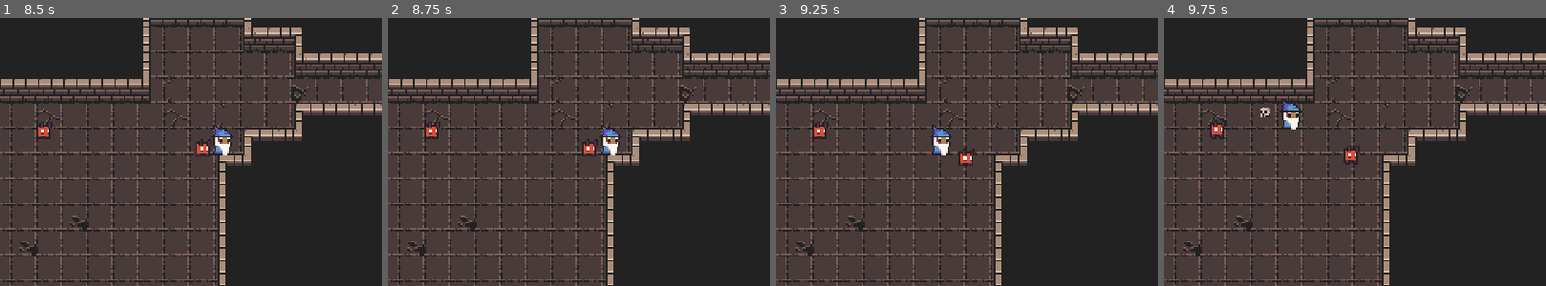
Above: before the commit, frames 1-4 (left to right).
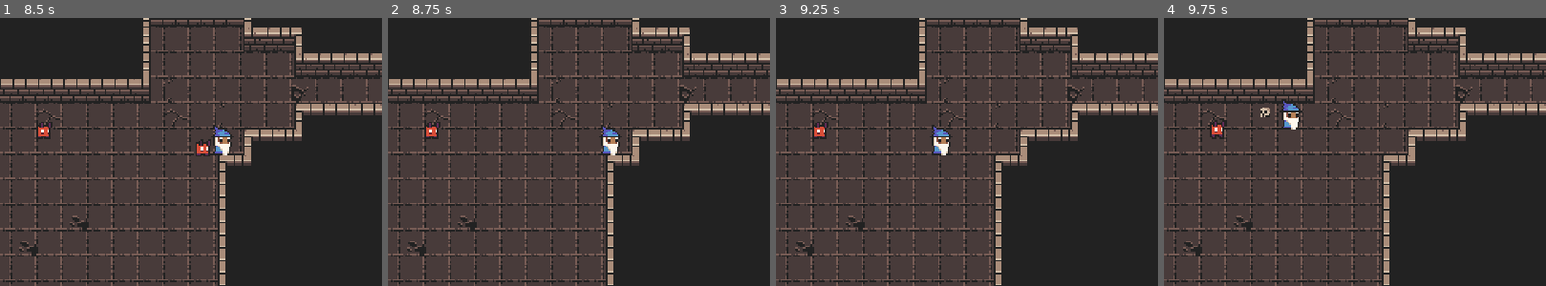
Above: after the commit, the same moments.

Repository: lownpho/mages
Game: Godot game, scene res://scenes/world.tscn
The game is run twice, just before and just after one commit, with the same random seed, the same clock (stepped at 60 frames per second) and the same inputs.
Inputs (mouse positions are % of the whole screen's width and height, from its top left):
- Up to frame 1 (8.5 s): tap Enter at 0.5 s; move the mouse to (45, 68) at 0.52 s; press the mouse at (45, 68) at 0.53 s; hold W (up) 0.53-2.03 s; move the mouse to (80, 63) at 1.27 s; release the mouse at (80, 63) at 1.28 s; click (80, 63) at 1.35 s; move the mouse to (20, 31) at 2.02 s; press the mouse at (20, 31) at 2.03 s; hold A (left) 2.03-3.53 s; move the mouse to (55, 47) at 2.77 s; release the mouse at (55, 47) at 2.78 s; click (55, 47) at 2.85 s; move the mouse to (35, 20) at 3.52 s; press the mouse at (35, 20) at 3.53 s; hold S (down) 3.53-4.28 s; tap Space at 4.25 s; move the mouse to (72, 41) at 4.27 s; release the mouse at (72, 41) at 4.28 s; hold D (right) 4.28-5.03 s; click (72, 41) at 4.35 s; move the mouse to (30, 52) at 5.02 s; press the mouse at (30, 52) at 5.03 s; hold W (up) 5.03-5.78 s; move the mouse to (60, 23) at 5.77 s; release the mouse at (60, 23) at 5.78 s; hold D (right) 5.78-8.03 s; click (60, 23) at 5.85 s; move the mouse to (45, 68) at 6.52 s; press the mouse at (45, 68) at 6.53 s; move the mouse to (80, 63) at 7.27 s; release the mouse at (80, 63) at 7.28 s; click (80, 63) at 7.35 s; move the mouse to (20, 31) at 8.02 s; press the mouse at (20, 31) at 8.03 s; hold S (down) from 8.03 s (still down)
- Up to frame 2 (8.75 s): keep holding S (down)
- Up to frame 3 (9.25 s): move the mouse to (55, 47) at 8.77 s; release S (down) at 8.78 s; release the mouse at (55, 47) at 8.78 s; hold A (left) from 8.78 s (still down); click (55, 47) at 8.85 s
- Up to frame 4 (9.75 s): move the mouse to (35, 20) at 9.52 s; release A (left) at 9.53 s; press the mouse at (35, 20) at 9.53 s; hold W (up) from 9.53 s (still down)
The pictures show only the part of the screen within x 31-81%, y 18-68%; the shares and areas given below are measured in that part.

Frame 1 is identical in both runs. In frame 2, 0.2% of the frame differs, in the area x 50-55%, y 45-52%; in frame 3, 0.2%; in frame 4, 0.2%, in the area x 47-52%, y 47-55%.

Commit message:
Add power and speed stats

Diff:
--- a/characters/enemies/small_demon.gd
+++ b/characters/enemies/small_demon.gd
@@ -1,7 +1,8 @@
 extends CharacterBody2D
 
-@export var max_health: int = 100  # Maximum health
-var health: int  # Current health
+@export var max_health: int = 100
+var health: int
+@export var power: int = 0
 @export var speed: float = 16.0
 
 @onready var hurtbox = $Hurtbox
@@ -84,7 +85,7 @@
 	var attack_collider = attack_probe.get_collider()
 	if attack_collider and attack_collider.name == "Player":
 		var player_direction = (player_position - global_position).normalized()
-		weapon.fire(player_direction)
+		weapon.fire(player_direction, power)
 	else:
 		fsm.transition_to("Chase")
 
--- a/characters/player/player.gd
+++ b/characters/player/player.gd
@@ -1,8 +1,8 @@
 extends CharacterBody2D
 
-const SPEED = 80.0
-
 @export var max_health: int = 100
+@export var power: int = 25
+@export var speed: int = 80
 
 @onready var hurtbox = $Hurtbox
 @onready var weapon = $Weapon
@@ -29,7 +29,7 @@
 	if Input.is_action_pressed("weapon"):
 		var mouse_position = get_global_mouse_position()
 		var fire_direction = (mouse_position - position).normalized()
-		weapon.fire(fire_direction)
+		weapon.fire(fire_direction, power)  # Pass the power stat
 
 func _on_idle_physics_update(_delta: float) -> void:
 	var direction = get_input_direction()
@@ -40,8 +40,8 @@
 		return
 
 	# This is a workaround for the fact that move_and_slide() doesn't stop the character
-	velocity.x = move_toward(velocity.x, 0, SPEED)
-	velocity.y = move_toward(velocity.y, 0, SPEED)
+	velocity.x = move_toward(velocity.x, 0, speed)
+	velocity.y = move_toward(velocity.y, 0, speed)
 	move_and_slide()
 
 	_handle_weapon_input()
@@ -54,7 +54,7 @@
 		fsm.transition_to("Idle")
 		return
 
-	velocity = direction * SPEED
+	velocity = direction * speed
 	move_and_slide()
 
 	GlobalEvent.emit_signal("player_position_changed", position)
--- a/components/items/one_bullet_weapon.gd
+++ b/components/items/one_bullet_weapon.gd
@@ -3,6 +3,7 @@
 @export var bullet_scene: PackedScene
 @export var bullet_config: BulletConfig
 @export var fire_cooldown: float = 0.5
+@export var power_scaling: float = 1
 
 var can_fire: bool = true
 var fire_timer: Timer
@@ -14,12 +15,12 @@
 	fire_timer.timeout.connect(_on_fire_timer_timeout)
 	add_child(fire_timer)
 
-func fire(direction: Vector2) -> void:
+func fire(direction: Vector2, power: int) -> void:
 	if not can_fire or not bullet_scene:
 		return
 
 	var bullet = bullet_scene.instantiate()
-	configure_bullet(bullet)
+	configure_bullet(bullet, power)
 	bullet.position = global_position
 	bullet.direction = direction
 
@@ -28,12 +29,12 @@
 	can_fire = false
 	fire_timer.start()
 
-func configure_bullet(bullet: Node2D) -> void:
+func configure_bullet(bullet: Node2D, power: int) -> void:
 	if not bullet_config:
 		print("No bullet configuration set!")
 		return
 
-	bullet.damage = bullet_config.damage
+	bullet.damage = bullet_config.damage + power_scaling * power
 	bullet.distance = bullet_config.distance
 	bullet.speed = bullet_config.speed
 	bullet.collision_layer = bullet_config.collision_layer
--- a/scenes/world.tscn
+++ b/scenes/world.tscn
@@ -20,7 +20,6 @@
 [node name="Player" parent="." instance=ExtResource("1_nnsk1")]
 z_index = 1
 position = Vector2(164, 111)
-power = 100
 
 [node name="Ground" type="TileMapLayer" parent="."]
 z_index = -1
